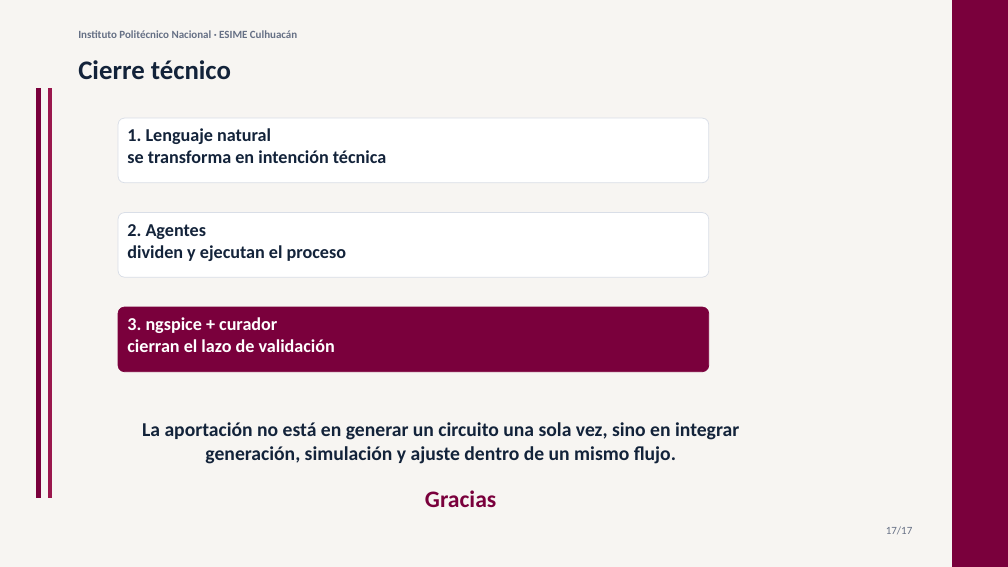
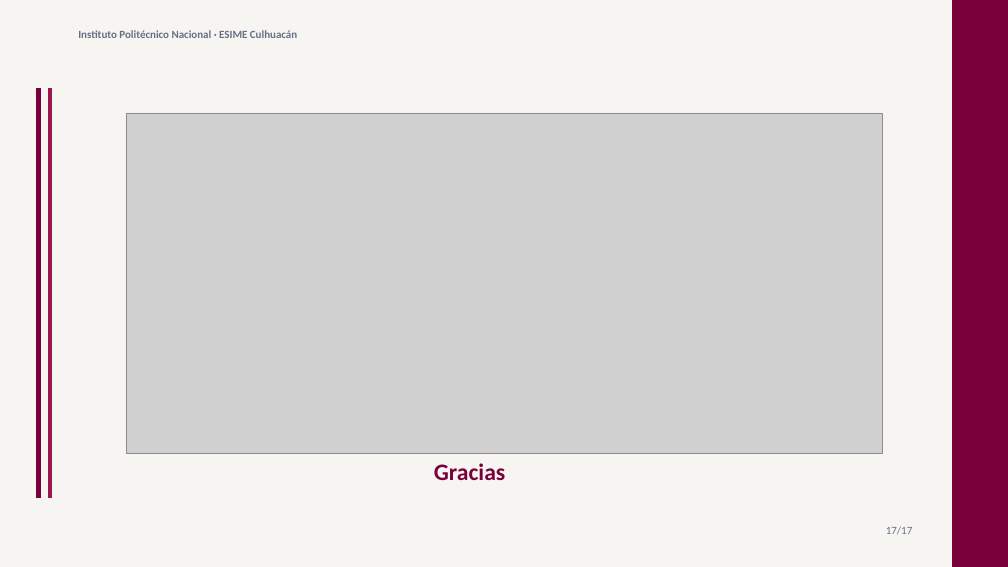
Before and after one commit to antoniotorresxd/ia-spice, a slide deck: slide 19 of tesina/slides/presentacion_tesina_ipn_20min.pptx (slide 17 before the commit). Drawn at 1008x567 pixels with LibreOffice and Linux fonts; fonts in the diff are those of the drawing; grey boxes stand for pictures. Boxes give left, top, right and bottom in pixels: in the first picture for what was removed or moved away, otherwise in the second. Text is boxed around its words. In the diff, an @@ line names an element or a change of style, - is before the commit and + after.

```diff
--- a/tesina/slides/presentacion_tesina_ipn_20min.pptx
+++ b/tesina/slides/presentacion_tesina_ipn_20min.pptx
@@ text removed at (78, 60, 231, 80) @@
-Cierre técnico
@@ rounded rectangle removed at (118, 118, 709, 182) @@
-1. Lenguaje natural
-se transforma en intención técnica
@@ picture added at (126, 113, 883, 454) @@
@@ rounded rectangle removed at (118, 212, 709, 277) @@
-2. Agentes
-dividen y ejecutan el proceso
@@ rounded rectangle removed at (118, 307, 709, 371) @@
-3. ngspice + curador
-cierran el lazo de validación
@@ text removed at (142, 422, 739, 464) @@
-La aportación no está en generar un circuito una sola vez, sino en integrar generación, simulación y ajuste dentro de un mismo flujo.
@@ text "Gracias": place and size @@
-text "Gracias" at (425, 490, 496, 507)
+text "Gracias" at (434, 463, 505, 480)
```
Also in this commit, not shown: 9 other slides changed, 2 slides added, 14 other files.
